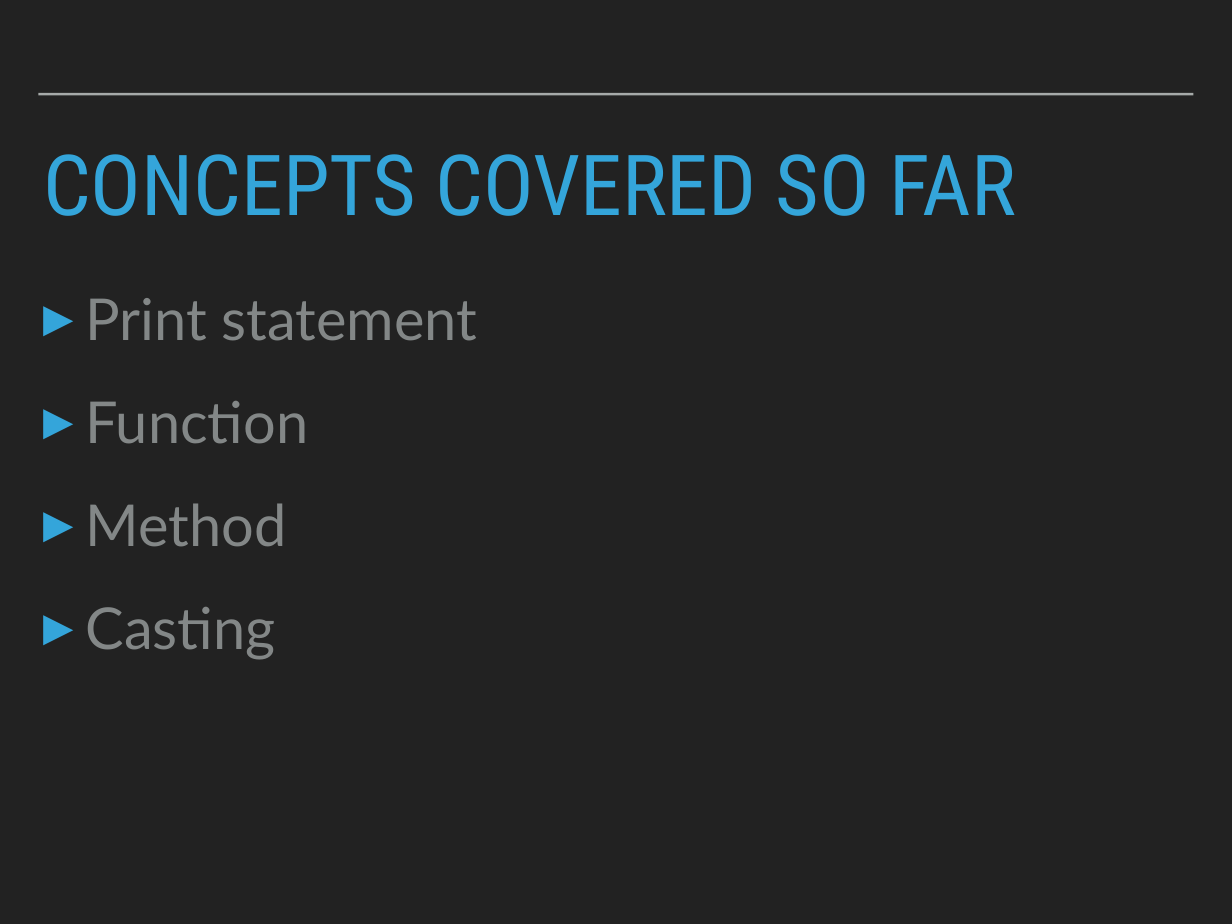
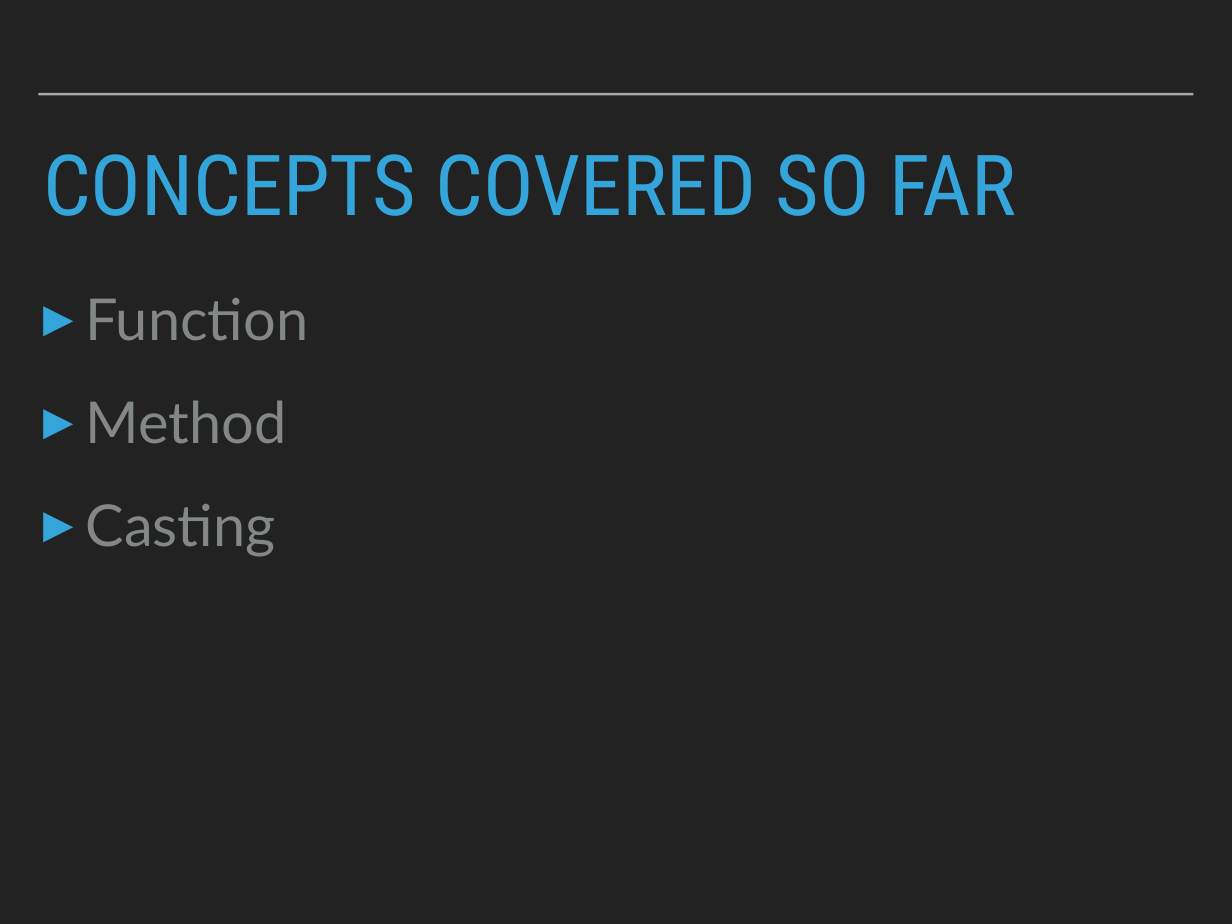
Before and after one commit to robcarrington/python-for-data-science, a slide deck: slide 91 of Session1/Session1_Slides.pptx (slide 93 before the commit). Drawn at 1232x924 pixels with LibreOffice and Linux fonts; fonts in the diff are those of the drawing. Boxes give left, top, right and bottom in pixels: in the first picture for what was removed or moved away, otherwise in the second. Text is boxed around its words. In the diff, an @@ line names an element or a change of style, - is before the commit and + after.

```diff
--- a/Session1/Session1_Slides.pptx
+++ b/Session1/Session1_Slides.pptx
@@ text at bbox=[85, 298, 477, 341]: paragraph removed @@
-▸ Print statement
```
Also in this commit, not shown: 66 other slides changed, 3 slides added, 20 slides removed, 5 other files.
